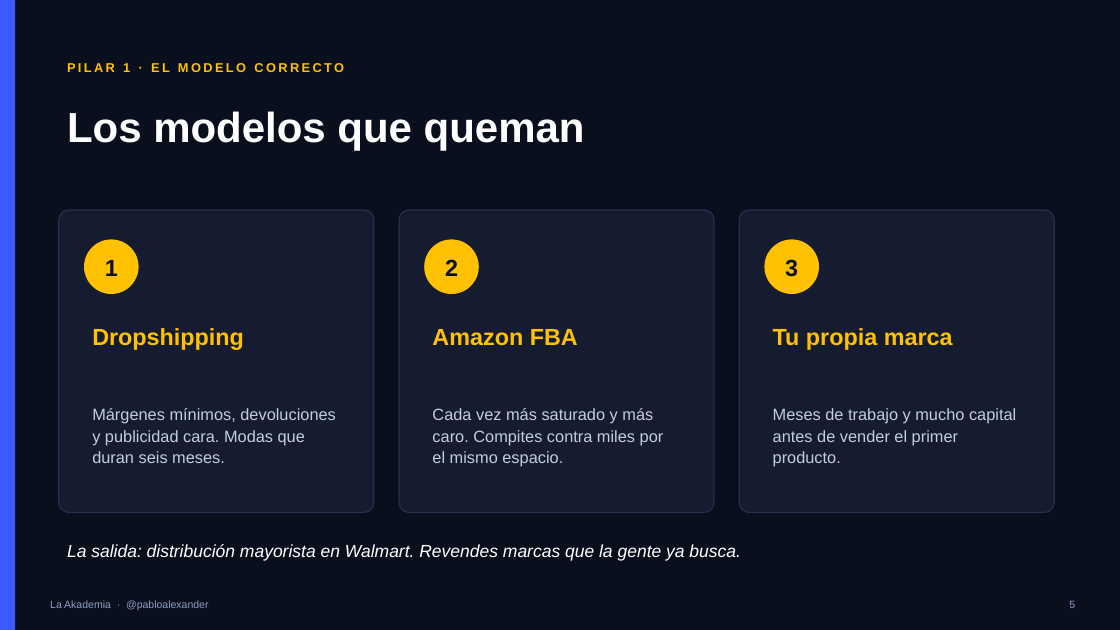
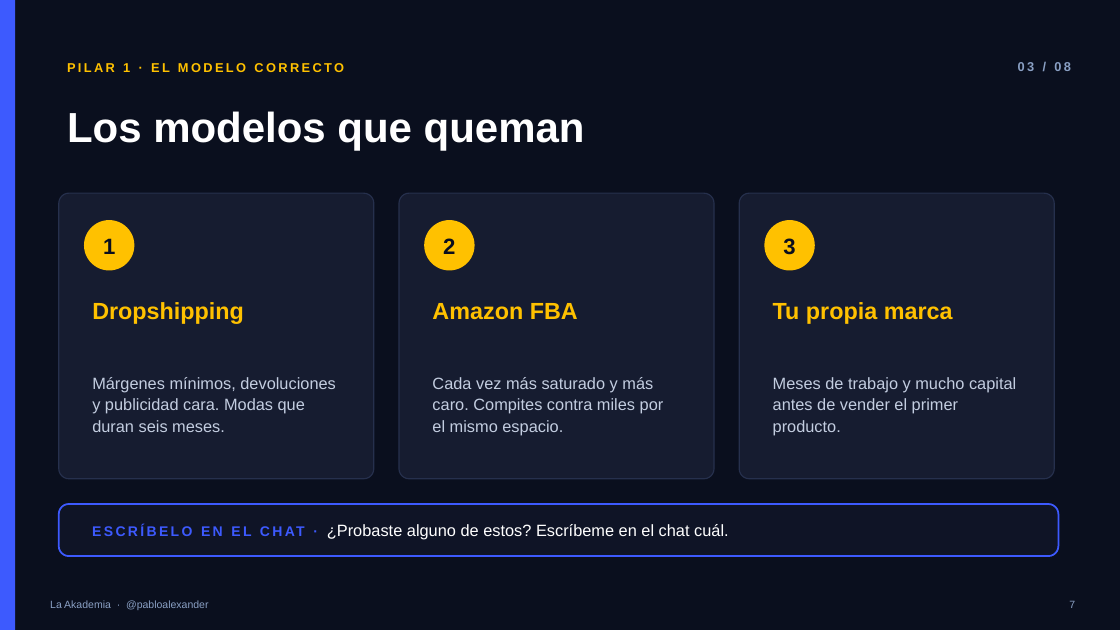
Before and after one commit to henryqueroa/pablo-torrealba-package, a slide deck: slide 7 of webinar/pablo-torrealba-webinar-deck.pptx (slide 5 before the commit). Drawn at 1120x630 pixels with LibreOffice and Linux fonts; fonts in the diff are those of the drawing. Boxes give left, top, right and bottom in pixels: in the first picture for what was removed or moved away, otherwise in the second. Text is boxed around its words. In the diff, an @@ line names an element or a change of style, - is before the commit and + after.

```diff
--- a/webinar/pablo-torrealba-webinar-deck.pptx
+++ b/webinar/pablo-torrealba-webinar-deck.pptx
@@ text added at (x1=1018, y1=62, x2=1071, y2=71), 11 pt, text #8AA0C4, bold @@
+03 / 08
@@ rounded rectangle resized from (x1=59, y1=210, x2=374, y2=513) to (x1=59, y1=193, x2=374, y2=479) @@
@@ rounded rectangle resized from (x1=399, y1=210, x2=714, y2=513) to (x1=399, y1=193, x2=714, y2=479) @@
@@ proportions changed in 3 elements at (x1=59, y1=193, x2=374, y2=479), (x1=399, y1=193, x2=714, y2=479), (x1=739, y1=193, x2=1054, y2=479) @@
@@ rounded rectangle resized from (x1=739, y1=210, x2=1054, y2=513) to (x1=739, y1=193, x2=1054, y2=479) @@
@@ text "1" moved from (x1=105, y1=260, x2=118, y2=276) to (x1=103, y1=238, x2=115, y2=254) @@
@@ ellipse resized from (x1=84, y1=239, x2=139, y2=294) to (x1=84, y1=220, x2=134, y2=271) @@
@@ text "2" moved from (x1=445, y1=259, x2=458, y2=276) to (x1=443, y1=238, x2=455, y2=254) @@
@@ ellipse resized from (x1=424, y1=239, x2=479, y2=294) to (x1=424, y1=220, x2=475, y2=271) @@
@@ size 20 to 19 pt in 3 elements at (x1=103, y1=238, x2=115, y2=254), (x1=443, y1=238, x2=455, y2=254), (x1=783, y1=238, x2=795, y2=255) @@
@@ text "3" moved from (x1=785, y1=259, x2=798, y2=277) to (x1=783, y1=238, x2=795, y2=255) @@
@@ ellipse resized from (x1=765, y1=239, x2=819, y2=294) to (x1=765, y1=220, x2=815, y2=271) @@
@@ 3 texts moved together from (x1=92, y1=328, x2=953, y2=350) to (x1=92, y1=302, x2=953, y2=324) @@
@@ text "Márgenes mínimos, devoluciones y publicidad ..." moved from (x1=92, y1=408, x2=335, y2=463) to (x1=92, y1=377, x2=335, y2=432) @@
@@ text "Cada vez más saturado y ..." moved from (x1=432, y1=408, x2=664, y2=467) to (x1=432, y1=377, x2=664, y2=435) @@
@@ text "Meses de trabajo y mucho ..." moved from (x1=773, y1=408, x2=1016, y2=467) to (x1=773, y1=377, x2=1016, y2=435) @@
@@ rounded rectangle added at (x1=59, y1=504, x2=1059, y2=556), fill #0F1426, outline #3D5AFE 1.5 pt @@
@@ text added at (x1=327, y1=524, x2=729, y2=540), 14 pt, text #FFFFFF @@
+ESCRÍBELO EN EL CHAT · ¿Probaste alguno de estos? Escríbeme en el chat cuál.
@@ text removed at (x1=67, y1=544, x2=741, y2=561) @@
-La salida: distribución mayorista en Walmart. Revendes marcas que la gente ya busca.
@@ text at (x1=1069, y1=601, x2=1075, y2=608): text changed @@
-5
+7
```
Also in this commit, not shown: 13 other slides changed, 6 slides added, 3 other files.
